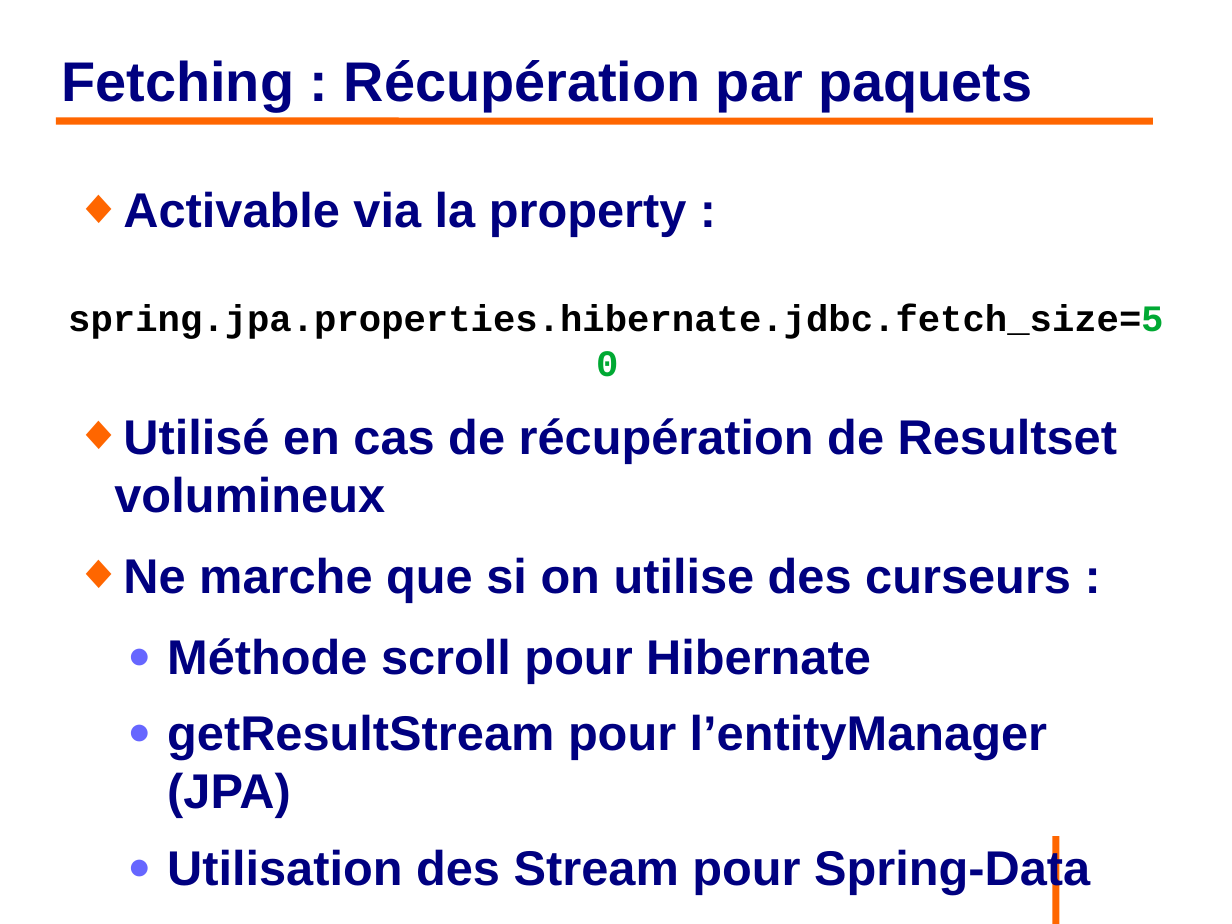
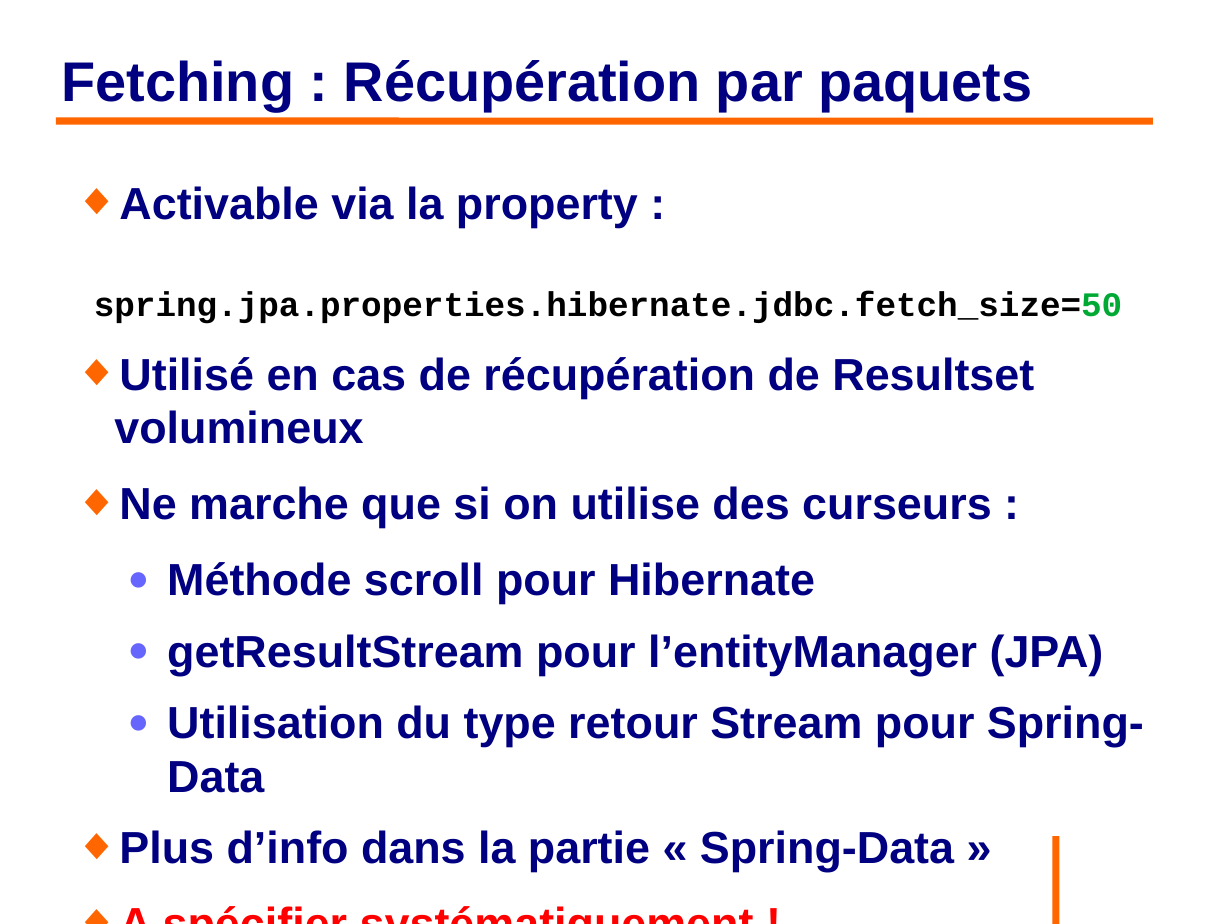
Before and after one commit to philphils/formation-hibernate-avancee, a slide deck: slide 26 of Documentation/diapo_formation_hibernate_avancee.odp. Drawn at 1232x924 pixels with LibreOffice and Linux fonts; fonts in the diff are those of the drawing; background and template pictures are left out. Boxes give left, top, right and bottom in pixels: in the first picture for what was removed or moved away, otherwise in the second. Text is boxed around its words. In the diff, an @@ line names an element or a change of style, - is before the commit and + after.

Commit message:
fin relecture partie 1

```diff
--- a/Documentation/diapo_formation_hibernate_avancee.odp
+++ b/Documentation/diapo_formation_hibernate_avancee.odp
@@ text at bbox=[94, 186, 1122, 872]: size 31.4 to 28.9 pt in "Activable via la property :", "Utilisé en cas de récupération de Resultset ...", "Ne marche que si on utilise des ...", "Méthode scroll pour Hibernate" and 3 more places; size 24.1 to 22.1 pt in "spring.jpa.properties.hibernate.jdbc.fetch_size=50" @@
@@ text at bbox=[167, 705, 1144, 793]: text changed; size 31.4 to 28.9 pt @@
-  ● Utilisation des Stream pour Spring-Data
+  ● Utilisation du type retour Stream pour Spring-Data
```
Also in this commit, not shown: 1 other slide changed.
